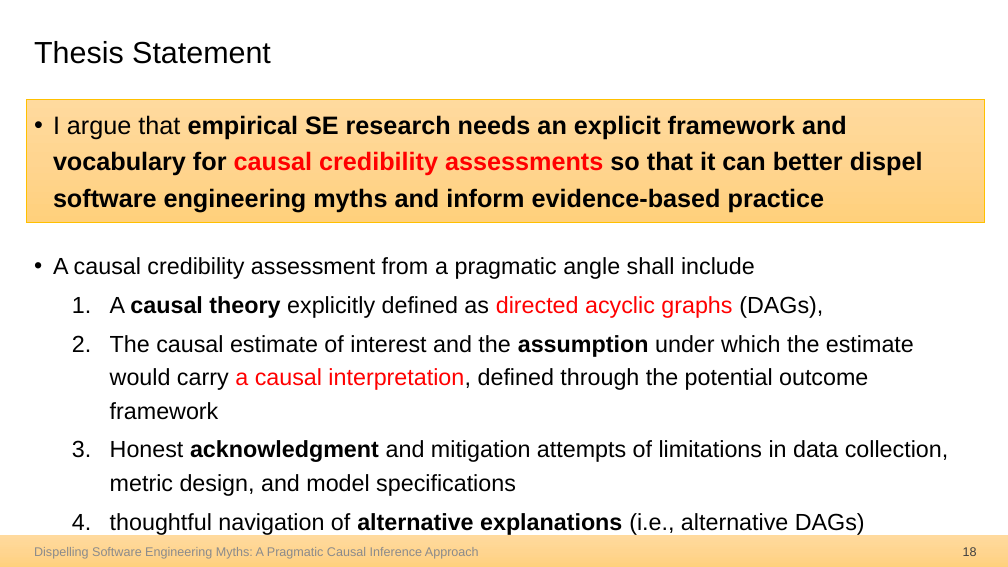
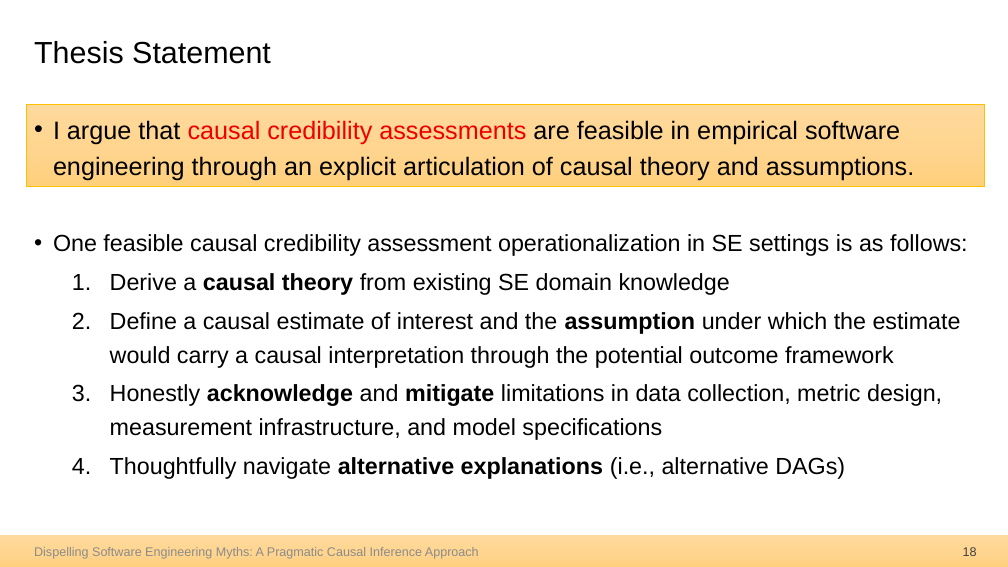
Before and after one commit to hehao98/Thesis, a slide deck: slide 18 of 2026.09.21-Thesis Defense.pptx. Drawn at 1008x567 pixels with LibreOffice and Linux fonts; fonts in the diff are those of the drawing. Boxes give left, top, right and bottom in pixels: in the first picture for what was removed or moved away, otherwise in the second. Text is boxed around its words. In the diff, an @@ line names an element or a change of style, - is before the commit and + after.

Commit message:
Update thesis defense slides

```diff
--- a/2026.09.21-Thesis Defense.pptx
+++ b/2026.09.21-Thesis Defense.pptx
@@ rectangle "I argue that causal credibility ...": place and size @@
-rectangle "I argue that causal credibility ..." at [26, 100, 985, 223]
+rectangle "I argue that causal credibility ..." at [26, 104, 985, 187]
@@ text in rectangle at [53, 120, 914, 181]: text changed; bold off @@
-• I argue that empirical SE research needs an explicit framework and vocabulary for causal credibility assessments so that it can better dispel software engineering myths and inform evidence-based practice
+• I argue that causal credibility assessments are feasible in empirical software engineering through an explicit articulation of causal theory and assumptions.
@@ text at [53, 234, 968, 479]: text changed @@
-• A causal credibility assessment from a pragmatic angle shall include
-  1. A causal theory explicitly defined as directed acyclic graphs (DAGs),
-  2. The causal estimate of interest and the assumption under which the estimate would carry a causal interpretation, defined through the potential outcome framework
-  3. Honest acknowledgment and mitigation attempts of limitations in data collection, metric design, and model specifications
-  4. thoughtful navigation of alternative explanations (i.e., alternative DAGs)
+• One feasible causal credibility assessment operationalization in SE settings is as follows:
+  1. Derive a causal theory from existing SE domain knowledge
+  2. Define a causal estimate of interest and the assumption under which the estimate would carry a causal interpretation through the potential outcome framework
+  3. Honestly acknowledge and mitigate limitations in data collection, metric design, measurement infrastructure, and model specifications
+  4. Thoughtfully navigate alternative explanations (i.e., alternative DAGs)
```
Also in this commit, not shown: 9 other slides changed, 4 slides added, 18 slides removed.
